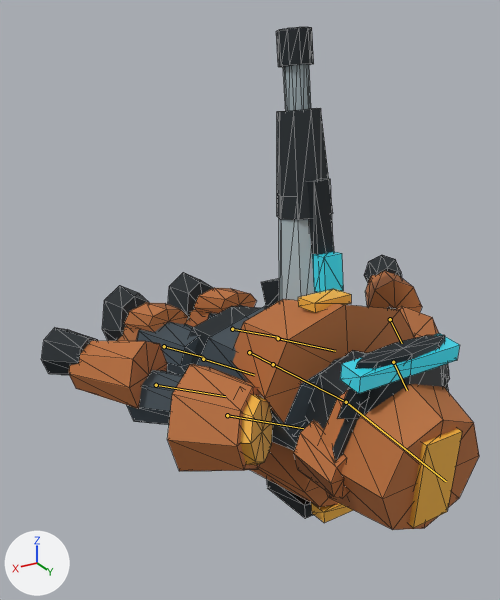
A saved change to the glTF model public/assets/actors/arc-trooper.glb.
Before and after are seen from a 50 mm lens placed at (1.23, 2.3, 1.57), pointed at (0.02, 0.28, 0.56). The lights are fixed; the arrows at lower left show +X, +Y and +Z. The picture after the commit comes second. Both versions are drawn at frame 19 of the action 'death'; the numbers are the values there. The bones that bend it are drawn over the model as lines. Mesh edges are drawn as thin lines.

Objects in the first picture: 'arc-trooper-body', 'arc-trooper-owner', 'arc-trooper-visor'.
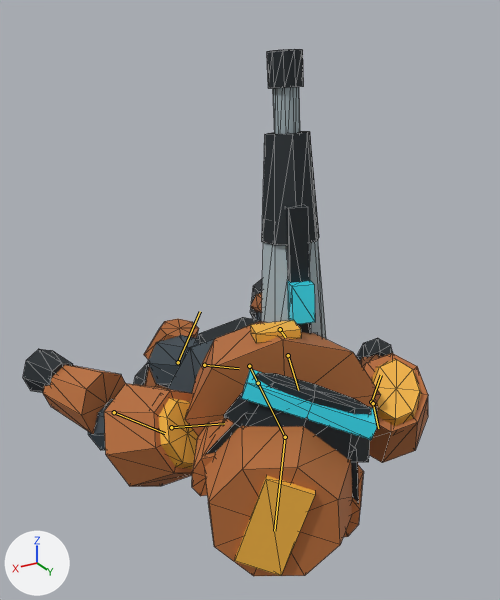
What the commit changed:
Bone 'pelvis' (bone_pelvis) moves from (0.0, -0.588, -0.245) to (0.0, -0.647, -0.245).
Bone 'pelvis' (bone_pelvis) turns from (-81, 0, 0) to (-83, -20, -2) degrees about its own x, y and z.
Bone 'head' (bone_head) turns from (-11, 0, 0) to (-5, -20, -15) degrees about its own x, y and z.
Bone 'left-arm' (bone_left_arm) turns from (-1, 0, 32) to (20, 0, 39) degrees about its own x, y and z.
Bone 'left-forearm' (bone_left_forearm) turns from (0, 0, 0) to (-20, 0, 0) degrees about its own x, y and z.
Bone 'right-arm' (bone_right_arm) turns from (0, 1, -32) to (45, -5, -17) degrees about its own x, y and z.
Bone 'right-forearm' (bone_right_forearm) turns from (-2, 0, 0) to (-38, 0, 0) degrees about its own x, y and z.
Bone 'left-leg' (bone_left_leg) turns from (8, 0, 0) to (18, -10, 10) degrees about its own x, y and z.
Bone 'left-shin' (bone_left_shin) turns from (1, 0, 0) to (33, 0, 0) degrees about its own x, y and z.
Bone 'right-leg' (bone_right_leg) turns from (8, 0, 0) to (3, 5, -8) degrees about its own x, y and z.
Bone 'right-shin' (bone_right_shin) turns from (1, 0, 0) to (11, 0, 0) degrees about its own x, y and z.

Boxes (x1, y1, x2, y2) around the edits, measured in the pictures (500 x 600 px):
'arc-trooper-body', posed (8% narrower)
    before: (41, 27, 479, 530)
    after: (23, 49, 428, 576)
'arc-trooper-owner', posed (18% wider, 7% taller)
    before: (240, 289, 462, 528)
    after: (159, 320, 422, 576)
'arc-trooper-visor', posed (8% narrower, 12% taller)
    before: (312, 251, 460, 394)
    after: (242, 280, 378, 440)
bone 'pelvis', root to tip
    before: (249, 352) to (273, 364)
    after: (249, 366) to (258, 383)
bone 'head', root to tip
    before: (346, 402) to (446, 481)
    after: (285, 437) to (274, 531)
bone 'left-arm', root to tip
    before: (227, 415) to (303, 428)
    after: (171, 427) to (224, 423)
bone 'left-forearm', root to tip
    before: (156, 385) to (225, 396)
    after: (114, 412) to (165, 433)
bone 'right-arm', root to tip
    before: (393, 362) to (407, 390)
    after: (371, 402) to (381, 375)
bone 'right-forearm', root to tip
    before: (390, 319) to (402, 343)
    after: (373, 403) to (378, 428)
bone 'left-leg', root to tip
    before: (203, 359) to (254, 375)
    after: (204, 365) to (239, 368)
bone 'left-shin', root to tip
    before: (164, 346) to (203, 357)
    after: (178, 362) to (200, 311)
bone 'right-leg', root to tip
    before: (278, 338) to (335, 351)
    after: (288, 355) to (298, 390)
bone 'right-shin', root to tip
    before: (232, 329) to (277, 337)
    after: (280, 329) to (285, 337)
